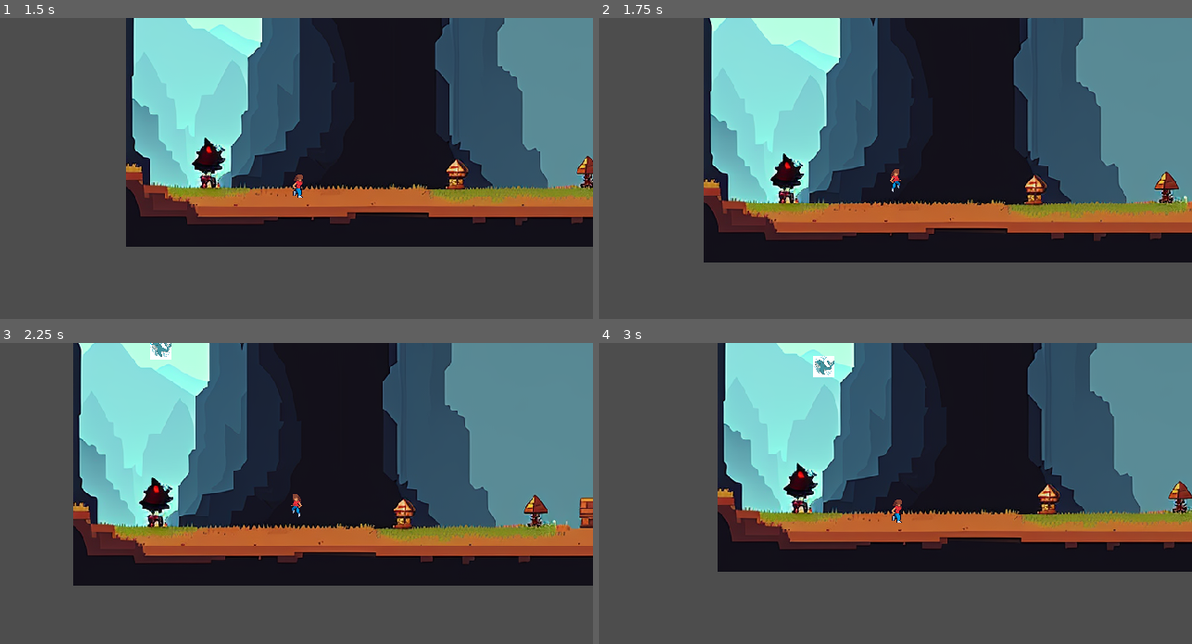
Above: before the commit, frames 1-4 (two rows, left to right).
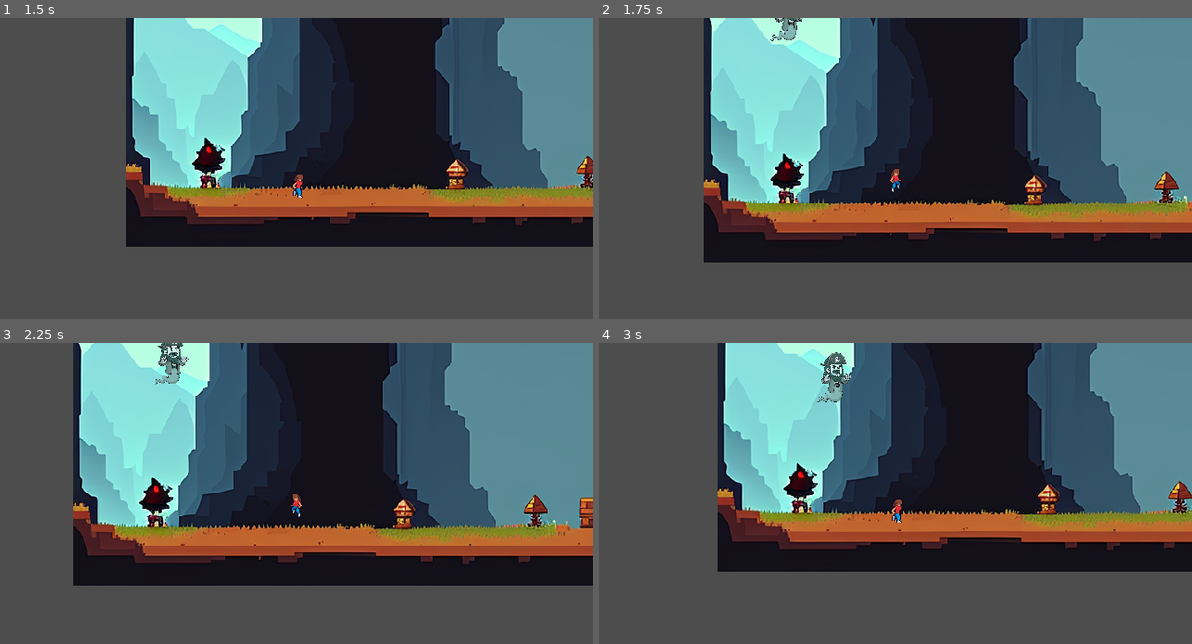
Above: after the commit, the same moments.

Repository: Willsu00/Whale-Runner
Game: Godot game, scene res://World/world.tscn
Same seed, same stepped clock (60 frames per second), same inputs: the game is played once before the commit and once after it.
Inputs:
- Up to frame 1 (1.5 s): hold Right (ui_right) from 0.53 s (still down); tap Up (ui_up) at 0.77 s
- Up to frame 2 (1.75 s): keep holding Right (ui_right); tap Up (ui_up) at 1.52 s
- Up to frame 3 (2.25 s): release Right (ui_right) at 2.03 s; hold Left (ui_left) from 2.03 s (still down)
- Up to frame 4 (3 s): release Left (ui_left) at 2.78 s; hold Right (ui_right) from 2.78 s (still down)

Frame 1 is identical in both runs. In frame 2, 0.2% of the frame differs, in the area x 28-35%, y 0-8%; in frame 3, 0.5%; in frame 4, 0.7%, in the area x 36-43%, y 3-20%.

Commit message:
ghost sprite change

Diff:
--- a/Enemy/enemy.tscn
+++ b/Enemy/enemy.tscn
@@ -1,20 +1,20 @@
 [gd_scene load_steps=4 format=3 uid="uid://yofw4rsuhleu"]
 
-[ext_resource type="Texture2D" uid="uid://dymjq3nvx51ua" path="res://Assets/Icon/whale.png" id="1_8sat8"]
 [ext_resource type="Script" path="res://Enemy/enemy.gd" id="1_hm2vx"]
+[ext_resource type="Texture2D" uid="uid://dh84evyg1ncpd" path="res://Assets/Enemy/pirate_ghost_placeholder.png" id="2_qp232"]
 
-[sub_resource type="RectangleShape2D" id="RectangleShape2D_eqi5m"]
-size = Vector2(408.043, 408.043)
+[sub_resource type="CapsuleShape2D" id="CapsuleShape2D_exer4"]
+radius = 219.716
+height = 910.251
 
 [node name="CharacterBody2D" type="CharacterBody2D"]
 script = ExtResource("1_hm2vx")
 
-[node name="Whale" type="Sprite2D" parent="."]
-position = Vector2(-13, -13)
-scale = Vector2(0.0361247, 0.0361247)
-texture = ExtResource("1_8sat8")
+[node name="PirateGhostPlaceholder" type="Sprite2D" parent="."]
+scale = Vector2(0.0507813, 0.0507813)
+texture = ExtResource("2_qp232")
 
 [node name="CollisionShape2D" type="CollisionShape2D" parent="."]
-position = Vector2(-13, -13)
+position = Vector2(-9.53674e-07, -5.36442e-07)
 scale = Vector2(0.0637187, 0.0637187)
-shape = SubResource("RectangleShape2D_eqi5m")
+shape = SubResource("CapsuleShape2D_exer4")
Binary file added: Assets/Enemy/pirate_ghost_placeholder.png
Not shown, added: Assets/Enemy/pirate_ghost_placeholder.png.import
